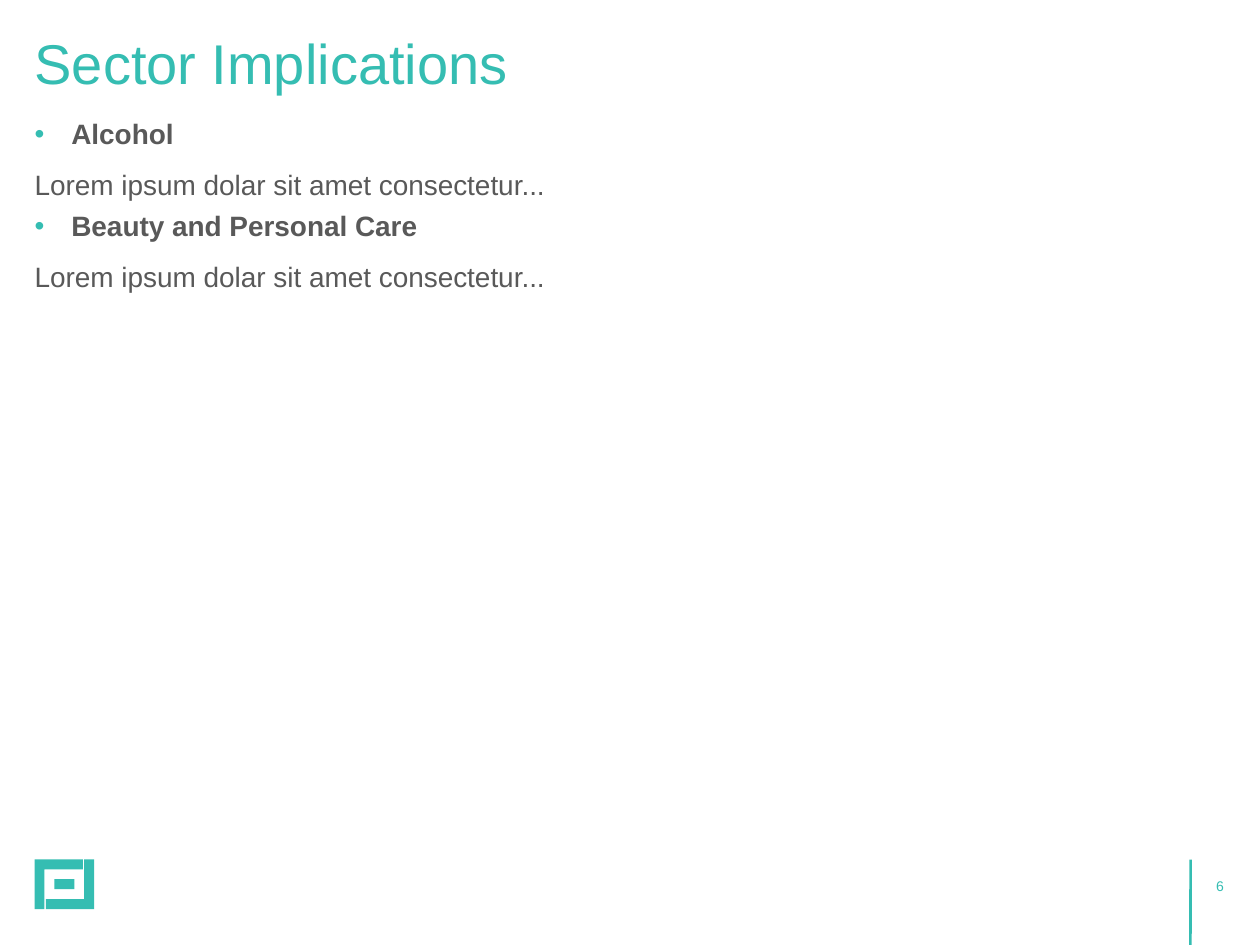
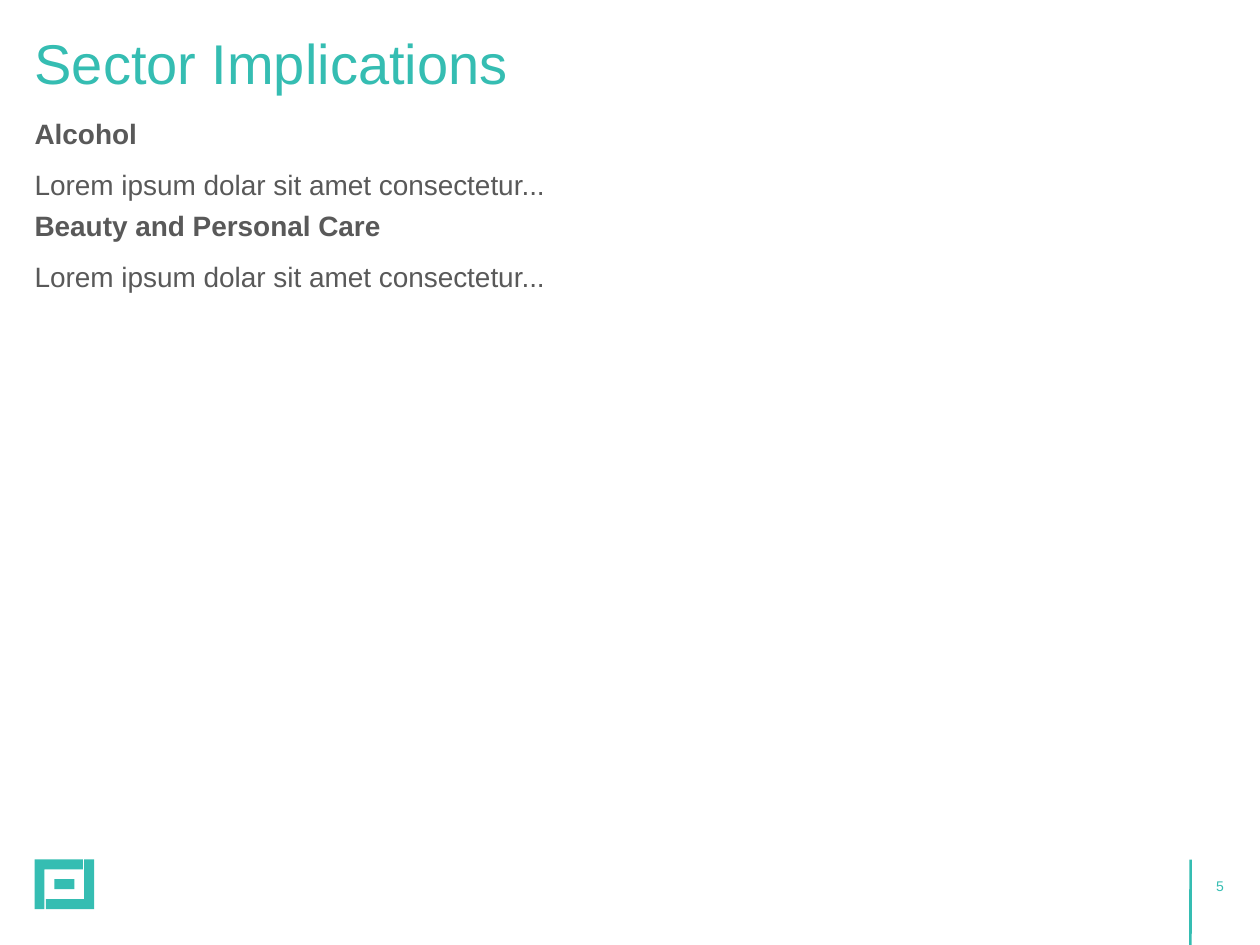
Before and after one commit to stylefoundry/powerpoint, a slide deck: slide 5 of samples/pptx/sample.pptx (slide 6 before the commit). Drawn at 1260x945 pixels with LibreOffice and Linux fonts; fonts in the diff are those of the drawing. Boxes give left, top, right and bottom in pixels: in the first picture for what was removed or moved away, otherwise in the second. Text is boxed around its words. In the diff, an @@ line names an element or a change of style, - is before the commit and + after.

```diff
--- a/samples/pptx/sample.pptx
+++ b/samples/pptx/sample.pptx
@@ text at (x1=35, y1=123, x2=380, y2=241): bullet • to none @@
@@ page number at (x1=1216, y1=881, x2=1224, y2=891): text changed @@
-6
+5
```
Also in this commit, not shown: 1 slide removed, 2 other files.
